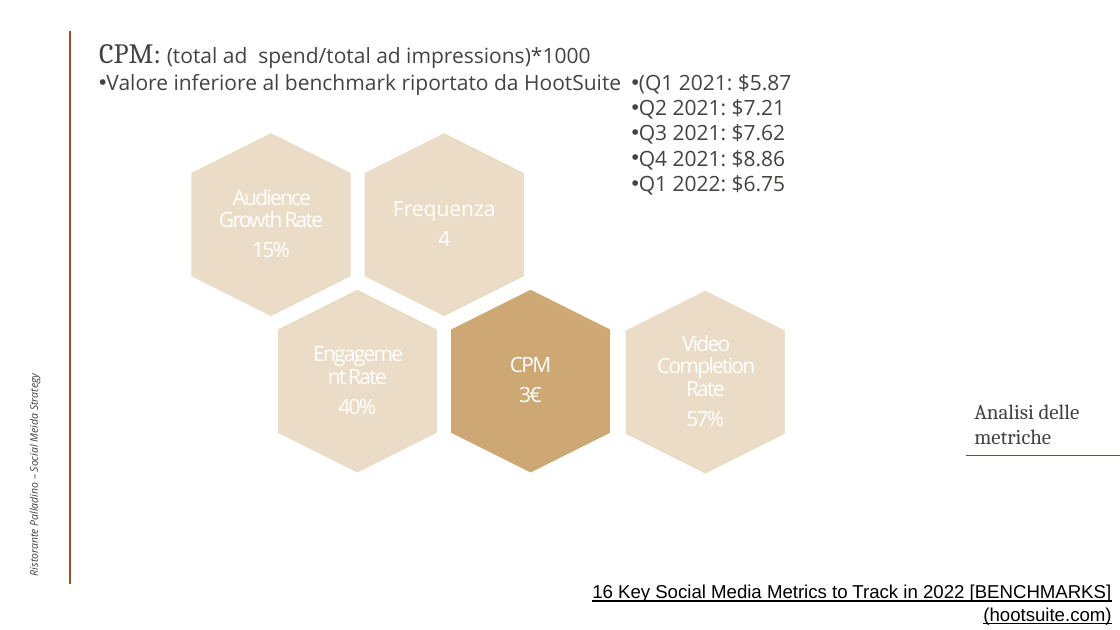
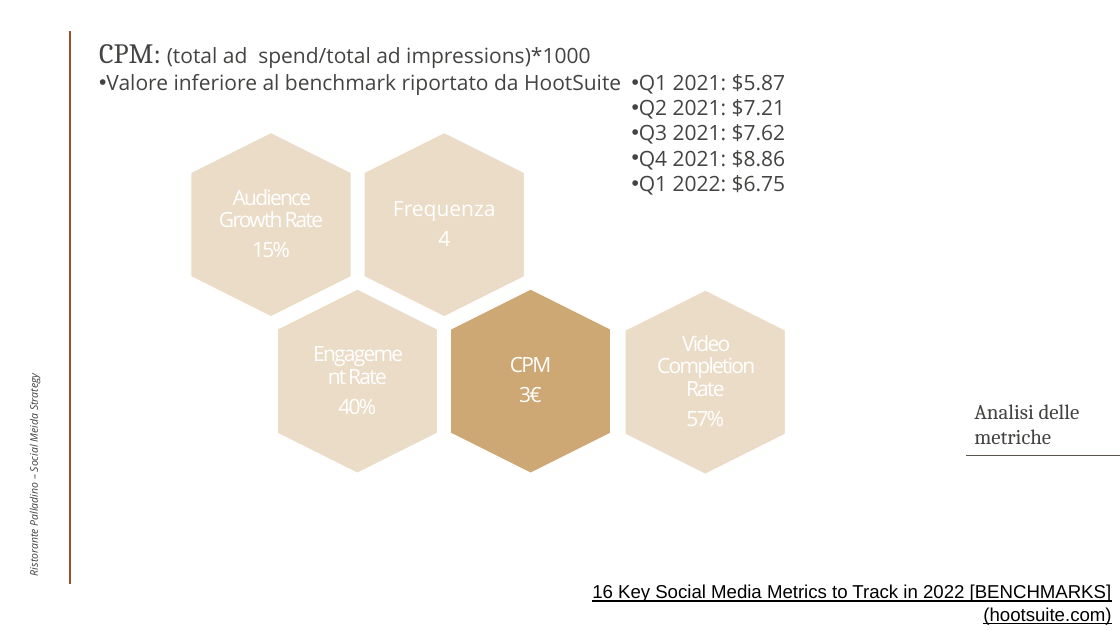
Before and after one commit to FrancescaMicheletti/Epicode, a slide deck: slide 21 of Progetto_17nov_Micheletti.pptx. Drawn at 1120x630 pixels with LibreOffice and Linux fonts; fonts in the diff are those of the drawing. Boxes give left, top, right and bottom in pixels: in the first picture for what was removed or moved away, otherwise in the second. Text is boxed around its words. In the diff, an @@ line names an element or a change of style, - is before the commit and + after.

```diff
--- a/Progetto_17nov_Micheletti.pptx
+++ b/Progetto_17nov_Micheletti.pptx
@@ text at <box>639,74,786,94</box>: text changed @@
-• (Q1 2021: $5.87
+• Q1 2021: $5.87
```
Also in this commit, not shown: 3 other slides changed.
